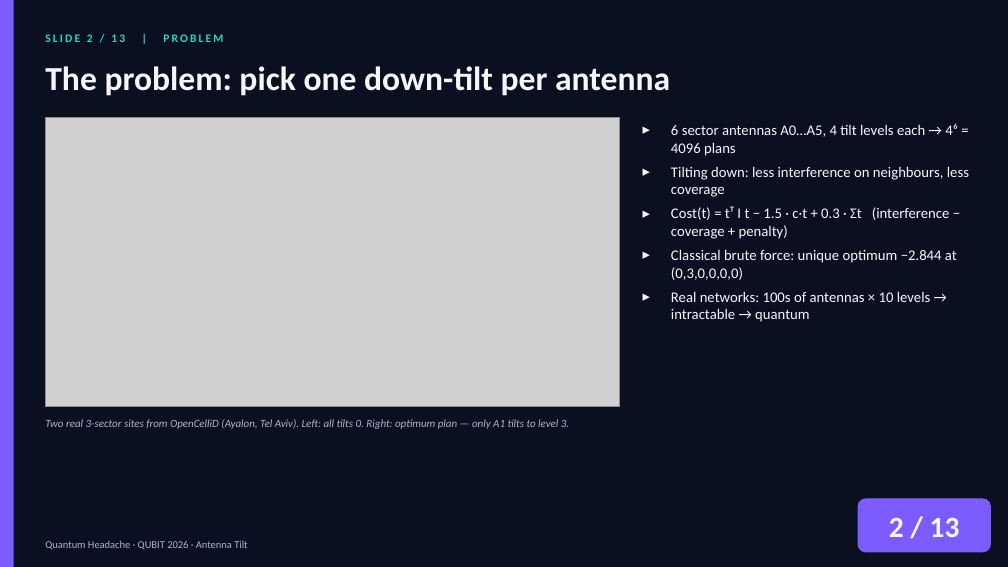
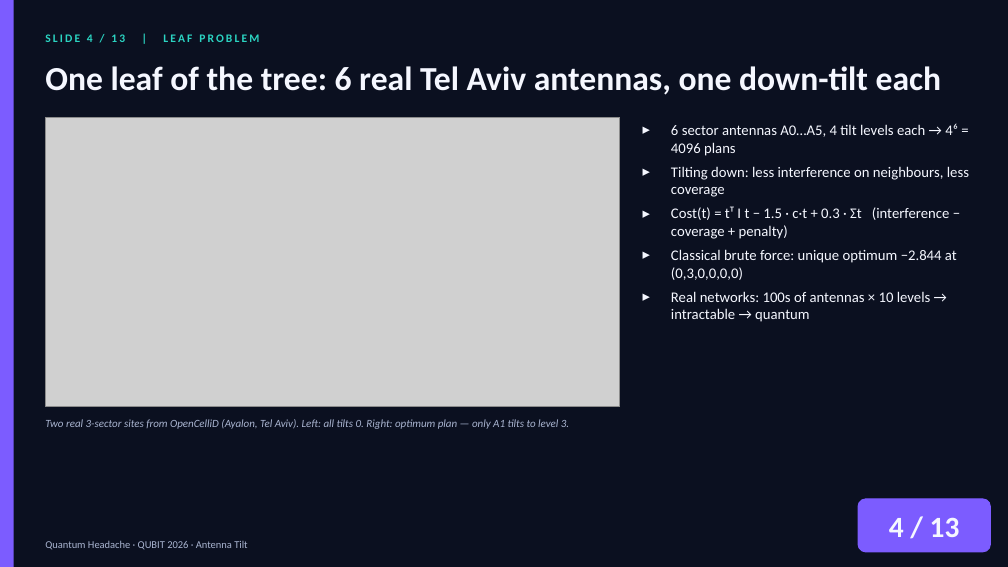
Before and after one commit to zuwasi/quantum-headache-antenna-tilt, a slide deck: slide 4 of presentation/QuantumHeadache_AntennaTilt.pptx (slide 2 before the commit). Drawn at 1008x567 pixels with LibreOffice and Linux fonts; fonts in the diff are those of the drawing; grey boxes stand for pictures. Boxes give left, top, right and bottom in pixels: in the first picture for what was removed or moved away, otherwise in the second. Text is boxed around its words. In the diff, an @@ line names an element or a change of style, - is before the commit and + after.

```diff
--- a/presentation/QuantumHeadache_AntennaTilt.pptx
+++ b/presentation/QuantumHeadache_AntennaTilt.pptx
@@ text at [45, 34, 259, 42]: text changed @@
-SLIDE 2 / 13 | PROBLEM
+SLIDE 4 / 13 | LEAF PROBLEM
@@ text at [45, 66, 942, 95]: text changed @@
-The problem: pick one down-tilt per antenna
+One leaf of the tree: 6 real Tel Aviv antennas, one down-tilt each
@@ text at [889, 518, 960, 537]: text changed @@
-2 / 13
+4 / 13
```
Also in this commit, not shown: 8 other slides changed, 4 slides added, 4 slides removed, 9 other files.
